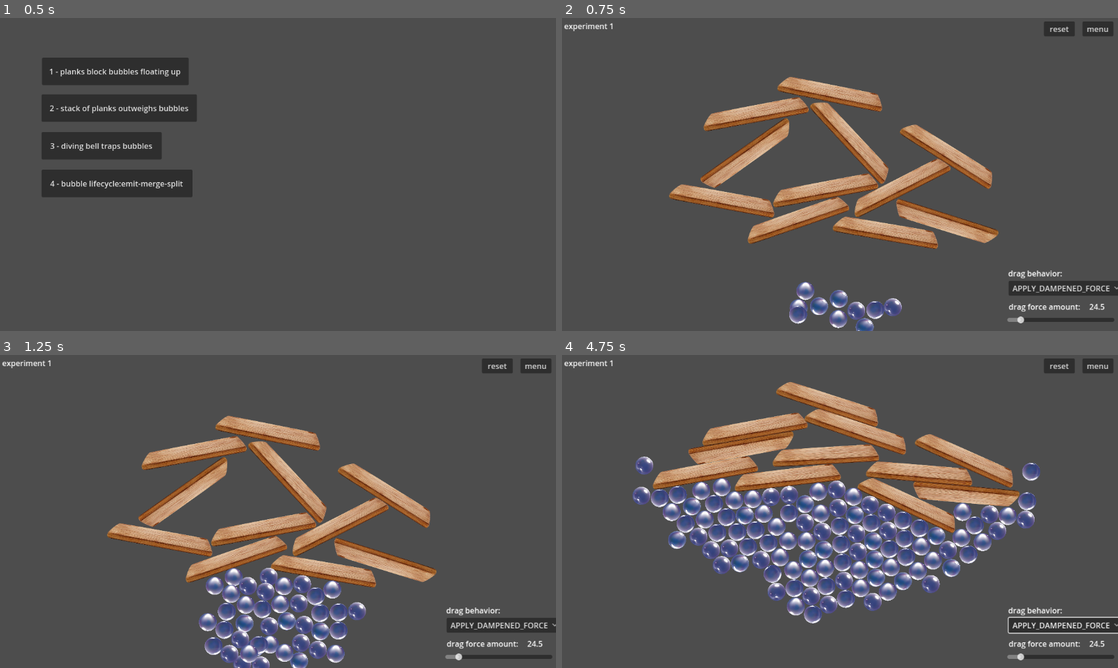
Above: before the commit, frames 1-4 (two rows, left to right).
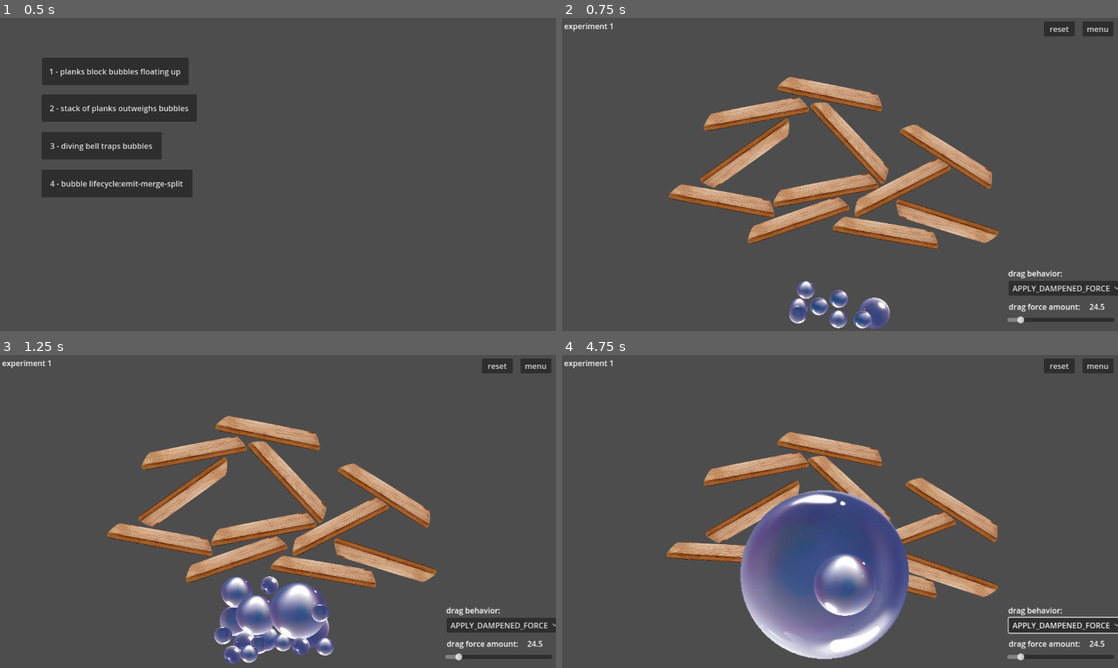
Above: after the commit, the same moments.

Repository: outrightmental/ggj25-bubble-up
Game: Godot game, scene res://scenes/main.tscn
Two runs of this game, one before a commit and one after it. Both use one fixed random seed, a clock stepped at 60 frames per second and the inputs below.
Inputs (mouse positions are in pixels of both pictures, inside the frame that each line leads up to):
- Up to frame 1 (0.5 s): no input
- Up to frame 2 (0.75 s): click "1 - planks block bubbles floa…" at 0.5 s
- Up to frame 3 (1.25 s): no input
- Up to frame 4 (4.75 s): click "APPLY_DAMPENED_FORCE" at 1.25 s; click "APPLY_DAMPENED_FORCE" at 2 s; click "APPLY_DAMPENED_FORCE" at 2.75 s; move the mouse to (962, 495) at 3.52 s; click (962, 495) at 3.67 s; drag from (728, 527) to (812, 574) at 4.27 s

Frame 1 is identical in both runs. In frame 2, 0.8% of the frame differs, in the area x 40-62%, y 84-100%; in frame 3, 5.4%; in frame 4, 30%, in the area x 12-86%, y 8-98%.

Commit message:
working in it [skip ci]

Diff:
--- a/global.gd
+++ b/global.gd
@@ -5,7 +5,7 @@
 var drag_factor: float          = 0.1
 var dragging_force_min: float   = 5 # How much force is applied when dragging
 var dragging_force_max: float   = 200 # How much force is applied when dragging
-var bubble_collision_merge_accel_threshold = 10000
+var bubble_collision_merge_accel_threshold = 1000
 
 
 func set_drag_behavior(value: DragBehavior):
--- a/models/bubble/bubble.gd
+++ b/models/bubble/bubble.gd
@@ -27,10 +27,22 @@
 @onready var sprite: Sprite2D = $Sprite2D
 
 
+# Get the acceleration between the last processed frame and now
+func acceleration() -> Vector2:
+	return (linear_velocity - last_velocity) / last_delta;
+
+
+# Setter function to update the sprite based on variant
+func set_variant(value: int):
+	variant = clamp(value, 0, bubble_sprites.size() - 1)
+	sprite.texture = bubble_sprites[variant]
+
+
 # Called when the bubble is instantiated
 func _init():
 	_numberCounter += 1
 	number = _numberCounter
+	name = "Bubble #" + str(number)
 
 
 # Called when the scene is added to the tree
@@ -39,6 +51,7 @@
 	contact_monitor = true
 	max_contacts_reported = 1
 	set_variant(variant)
+	name = "Bubble"
 	connect("body_entered", Callable(self, "_on_body_entered"))
 
 
@@ -46,45 +59,49 @@
 func _process(delta):
 	last_velocity = linear_velocity
 	last_delta = delta
-
-
-# Setter function to update the sprite based on variant
-func set_variant(value: int):
-	variant = clamp(value, 0, bubble_sprites.size() - 1)
-	sprite.texture = bubble_sprites[variant]
+	_update_scale()
 
 
 # Called when another body enters the collision area
 func _on_body_entered(body):
-	if body is RigidBody2D and body.name == "Bubble":
+	if body is RigidBody2D and body.name.begins_with("Bubble"):
 		_on_collision_with_bubble(body)
 
 
 # Function to handle collision with another bubble
 func _on_collision_with_bubble(other_bubble):
-	var impulse = _get_impulse(other_bubble).length()
-	if impulse > Global.bubble_collision_merge_accel_threshold:
-		print("Bubble merge #", number, " -> #", other_bubble.number)
+	if _get_impulse_magnitude(other_bubble) > Global.bubble_collision_merge_accel_threshold:
 		_merge_with(other_bubble)
+	else:
+		print("Bubble-Bubble collision #", number, " -> #", other_bubble.number)
 
 
 # Function to merge two bubbles
 func _merge_with(other_bubble):
+	freeze= true
 	var new_volume = volume + other_bubble.volume
 	var new_position = (global_position * volume + other_bubble.global_position * other_bubble.volume) / new_volume
 	var new_velocity = (linear_velocity * volume + other_bubble.linear_velocity * other_bubble.volume) / new_volume
 
 	# Destroy the other bubble
-	other_bubble.queue_free()
+	other_bubble.free()
 
 	# Update the current bubble
 	volume = new_volume
 	global_position = new_position
 	linear_velocity = new_velocity
 
+
+# Function to update the scale of the bubble based on its volume
+func _update_scale():
+	var scale_factor = pow(volume, 0.5)
+	self.scale = Vector2(scale_factor, scale_factor)
+
+
 # Function to compute the impulse between two bubbles
 # Acceleration = Change in velocity / time between samples
 # Last delta is just an approximation of the current frame rate
 # Because it was from the last processed frame, but it will work for our purposes.
-func _get_impulse(other_bubble):
-	return (linear_velocity - last_velocity) / last_delta
+func _get_impulse_magnitude(other_bubble) -> float:
+	return abs(acceleration().length())
+	#return max(abs(acceleration().length()), abs(other_bubble.acceleration().length()))
--- a/scenes/experiment_4/experiment_4.tscn
+++ b/scenes/experiment_4/experiment_4.tscn
@@ -19,7 +19,7 @@
 position = Vector2(586, 517)
 script = ExtResource("2_4oogt")
 spawn_rate = 2.0
-max_bubbles = 2
+max_bubbles = 3
 spread_x = 0
 spread_y = 0
 
